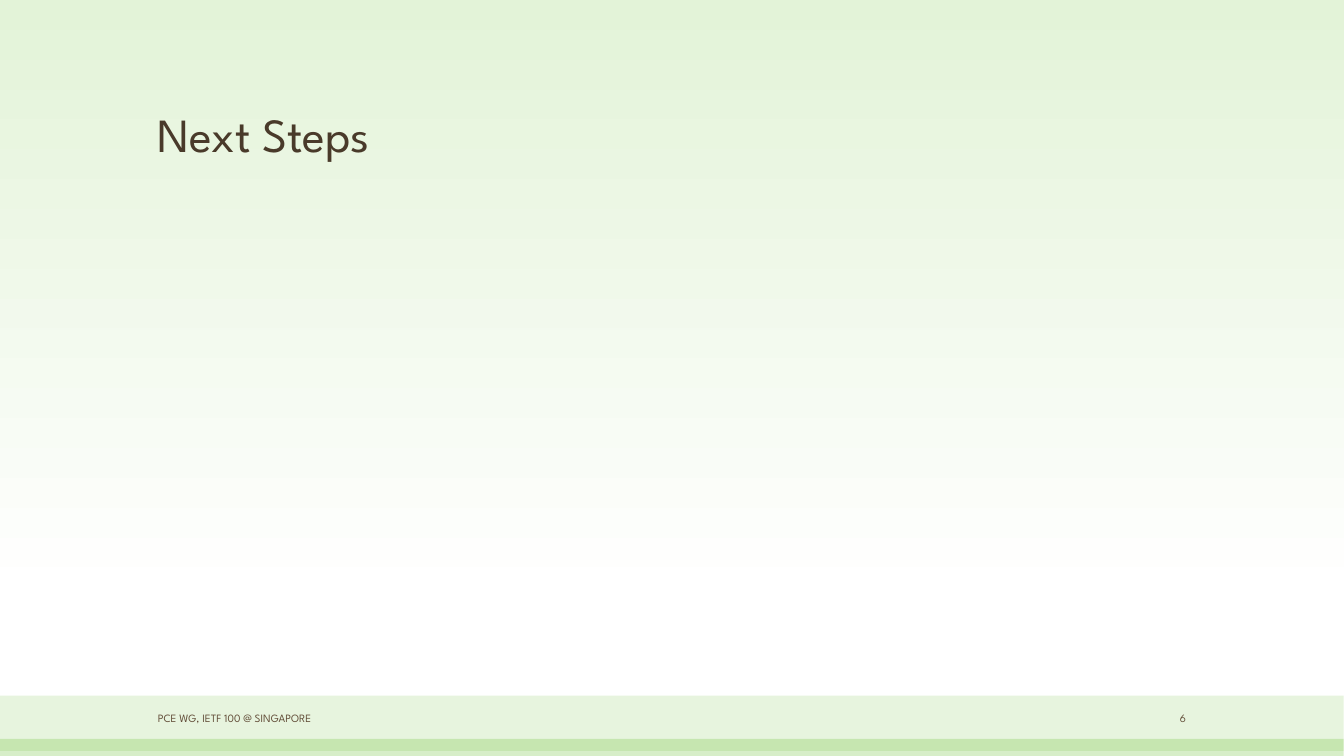
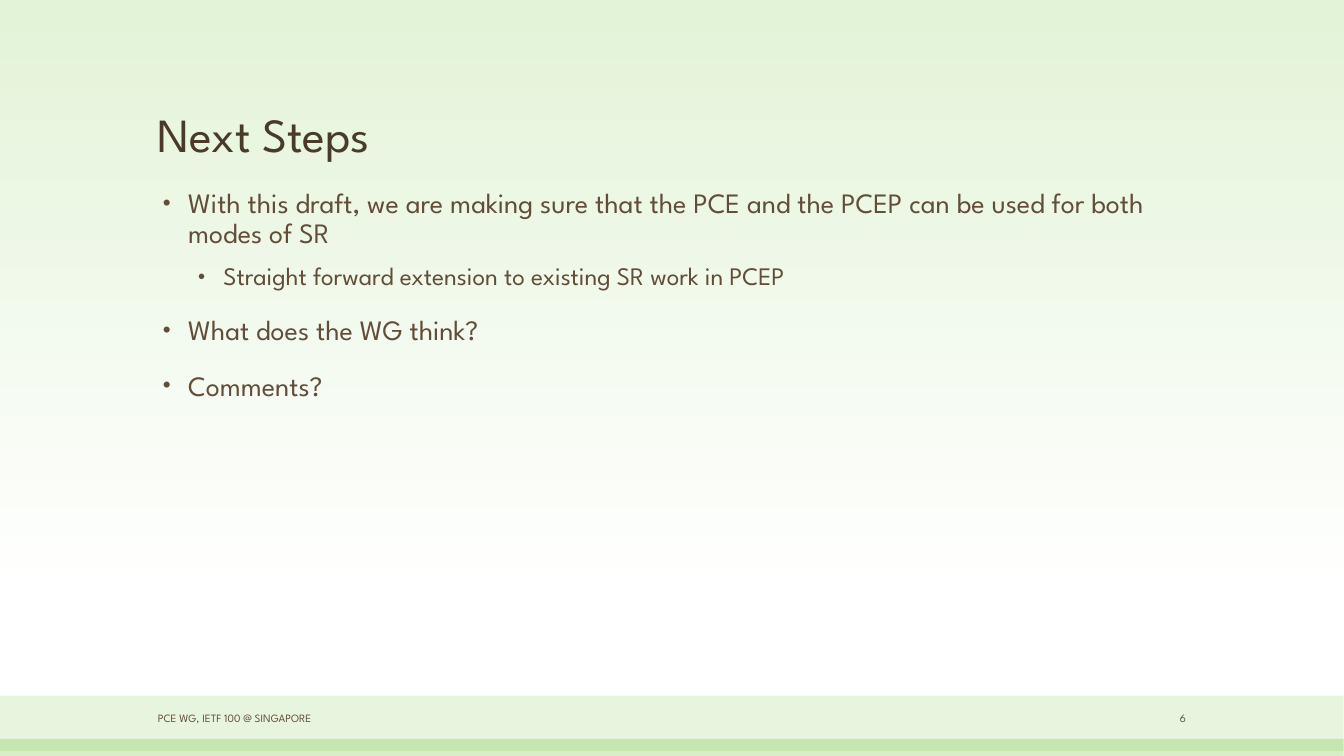
Before and after one commit to dhruvdhody-huawei/100, a slide deck: slide 6 of PCEP Extensions for Segment Routing leveraging the IPv6.pptx. Drawn at 1344x756 pixels with LibreOffice and Linux fonts; fonts in the diff are those of the drawing. Boxes give left, top, right and bottom in pixels: in the first picture for what was removed or moved away, otherwise in the second. Text is boxed around its words. In the diff, an @@ line names an element or a change of style, - is before the commit and + after.

```diff
--- a/PCEP Extensions for Segment Routing leveraging the IPv6.pptx
+++ b/PCEP Extensions for Segment Routing leveraging the IPv6.pptx
@@ text added at <box>188,193,1143,397</box>, 20 pt, text #624D38 @@
+• With this draft, we are making sure that the PCE and the PCEP can be used for both modes of SR
+  • Straight forward extension to existing SR work in PCEP
+• What does the WG think?
+• Comments?
```
Also in this commit, not shown: 5 other slides changed, 1 other file.
